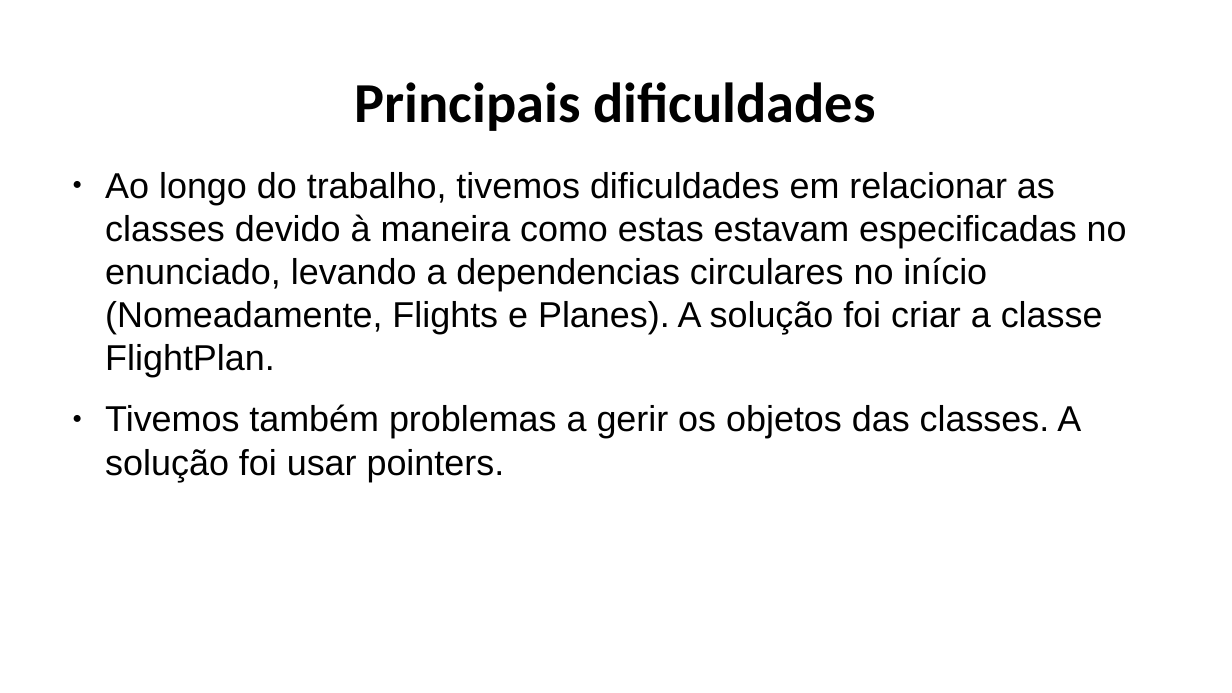
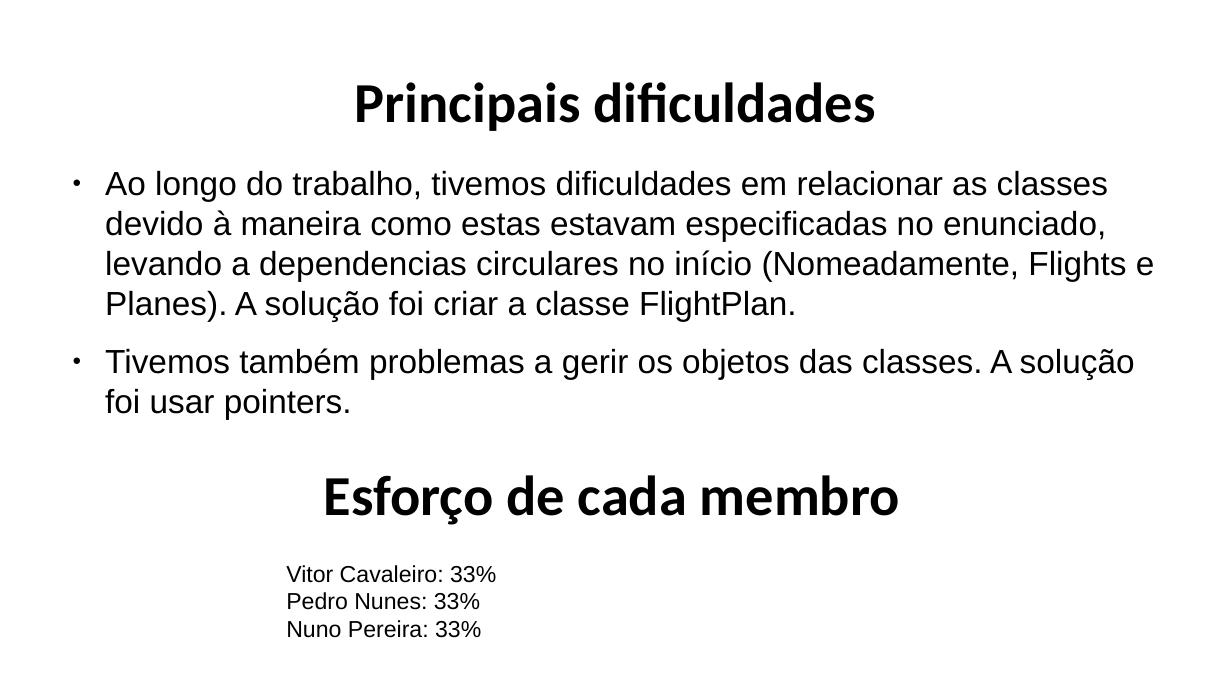
Before and after one commit to Naapperas/feup-aed-proj1, a slide deck: slide 9 of Apresentação.pptx. Drawn at 1232x693 pixels with LibreOffice and Linux fonts; fonts in the diff are those of the drawing. Boxes give left, top, right and bottom in pixels: in the first picture for what was removed or moved away, otherwise in the second. Text is boxed around its words. In the diff, an @@ line names an element or a change of style, - is before the commit and + after.

```diff
--- a/Apresentação.pptx
+++ b/Apresentação.pptx
@@ text "Ao longo do trabalho, tivemos ..." at box(105, 170, 1155, 420): size 28 to 26 pt @@
@@ text added at box(324, 475, 900, 525), 44 pt, text #000000, bold @@
+Esforço de cada membro
@@ text added at box(286, 565, 496, 638), 18 pt, text #000000 @@
+Vitor Cavaleiro: 33%
+Pedro Nunes: 33%
+Nuno Pereira: 33%
```
Also in this commit, not shown: 5 other slides changed, 1 slide removed, 1 other file.
